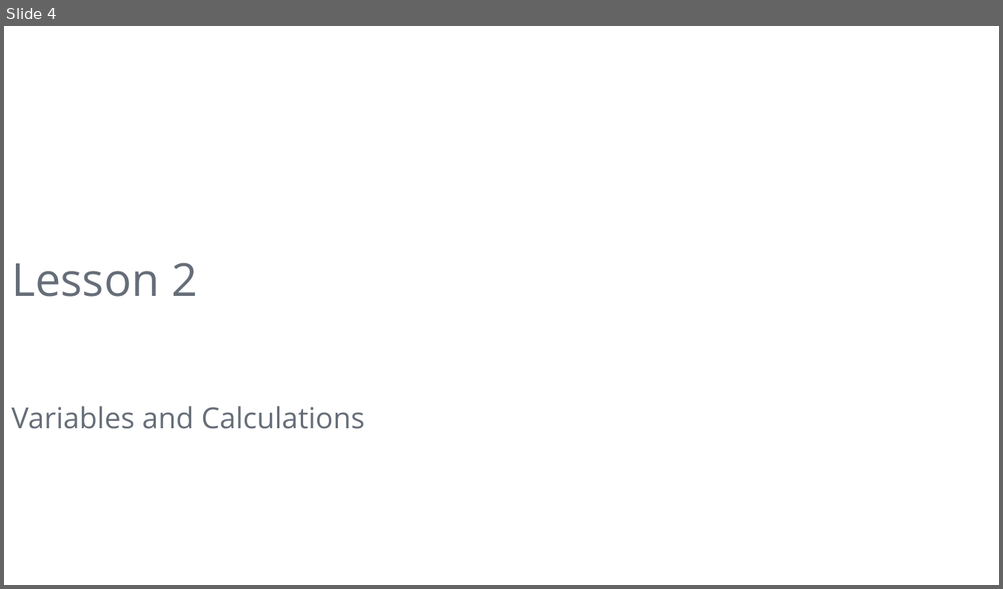
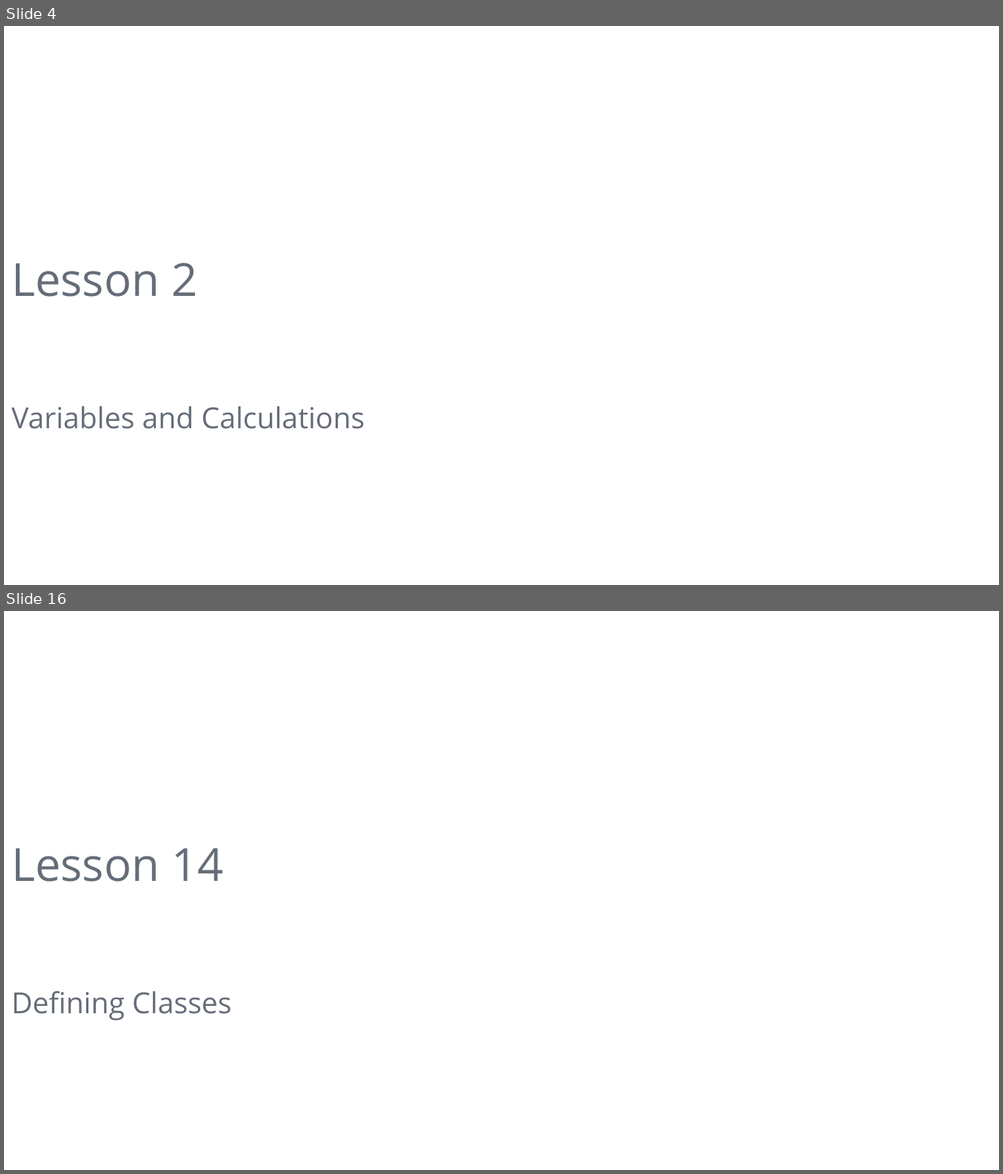
Before and after one commit to DaraOladapo/csharp-lessons, a slide deck: 01-intro/C# Lessons.pptx. Shown one above the other, each under a label of ours: slide 4 before the commit, slides 4 and 16 after it; the slides between them are not shown. The pictures are 1003x589 and 1003x1174 pixels, drawn with LibreOffice and Linux fonts; fonts in the diff are those of the drawing. Boxes give left, top, right and bottom in pixels: in the first picture for what was removed or moved away, otherwise in the second. Text is boxed around its words. In the diff, an @@ line names an element or a change of style, - is before the commit and + after.

Commit message:
Added Lesson Modules in Deck

```diff
--- a/01-intro/C# Lessons.pptx
+++ b/01-intro/C# Lessons.pptx
@@ slide 16 added at (4, 611, 999, 1170), background #FFFFFF @@
@@ title added at (11, 849, 223, 882), 44 pt, text #656D78 @@
+Lesson 14
@@ text added at (11, 991, 231, 1021), 28 pt, text #656D78 @@
+Defining Classes
```
Also in this commit, not shown: 1 slide changed, 21 other slides added.
